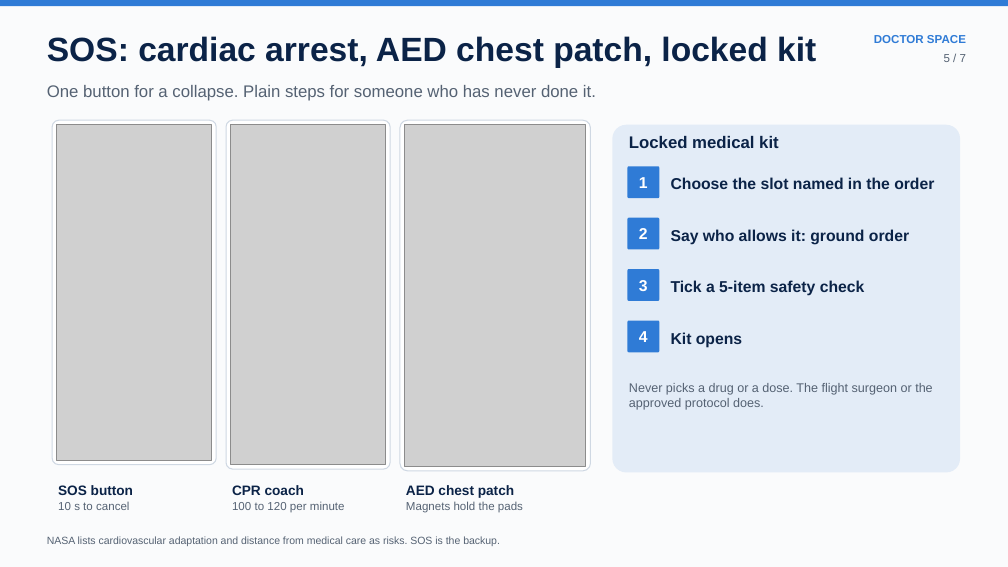
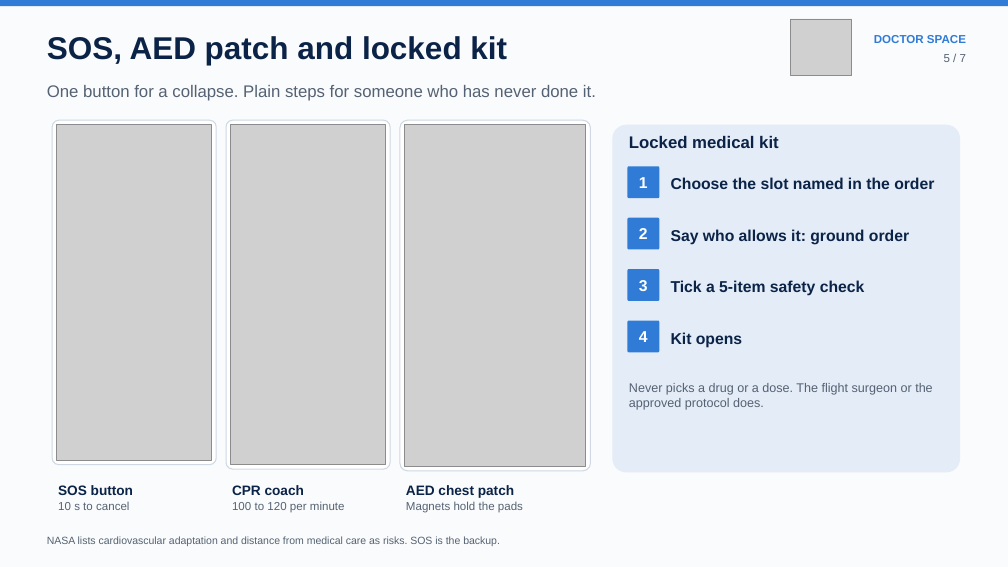
Before and after one commit to alfathitamara/Doctor-Space, a slide deck: slide 5 of deck/Doctor_Space_NASA_SpaceApps_2026.pptx. Drawn at 1008x567 pixels with LibreOffice and Linux fonts; fonts in the diff are those of the drawing; grey boxes stand for pictures. Boxes give left, top, right and bottom in pixels: in the first picture for what was removed or moved away, otherwise in the second. Text is boxed around its words. In the diff, an @@ line names an element or a change of style, - is before the commit and + after.

```diff
--- a/deck/Doctor_Space_NASA_SpaceApps_2026.pptx
+++ b/deck/Doctor_Space_NASA_SpaceApps_2026.pptx
@@ picture added at (790,19,852,76) @@
@@ text at (47,36,507,65): text changed; size 32 to 30 pt @@
-SOS: cardiac arrest, AED chest patch, locked kit
+SOS, AED patch and locked kit
```
Also in this commit, not shown: 6 other slides changed, 2 other files.
